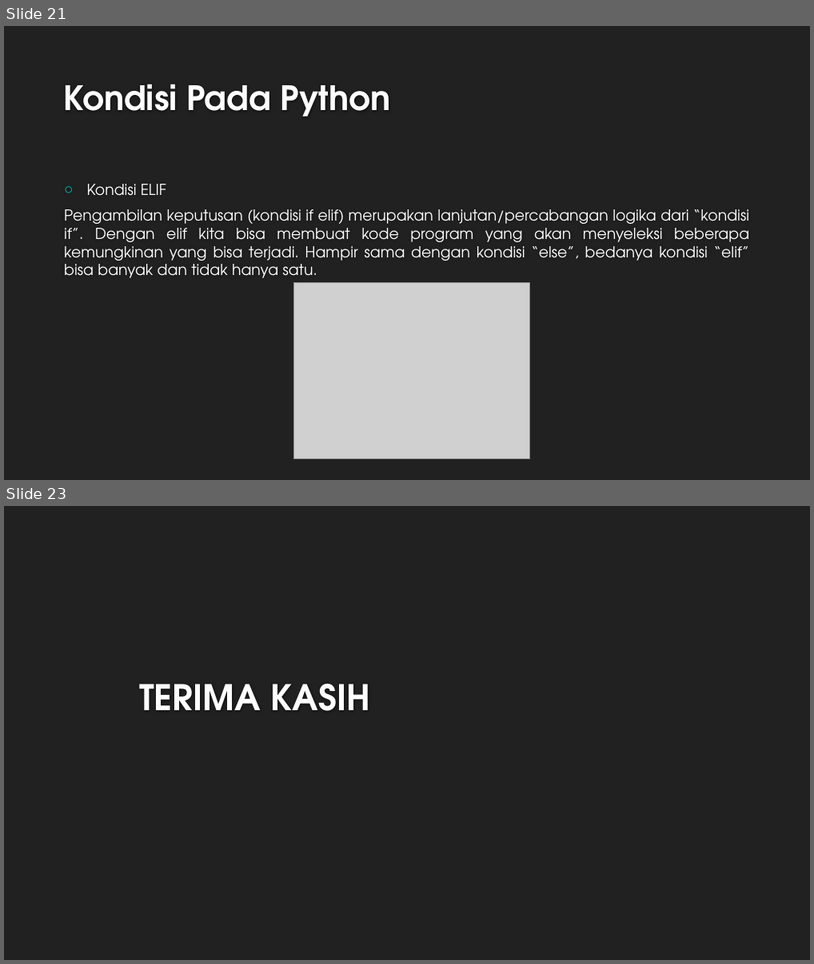
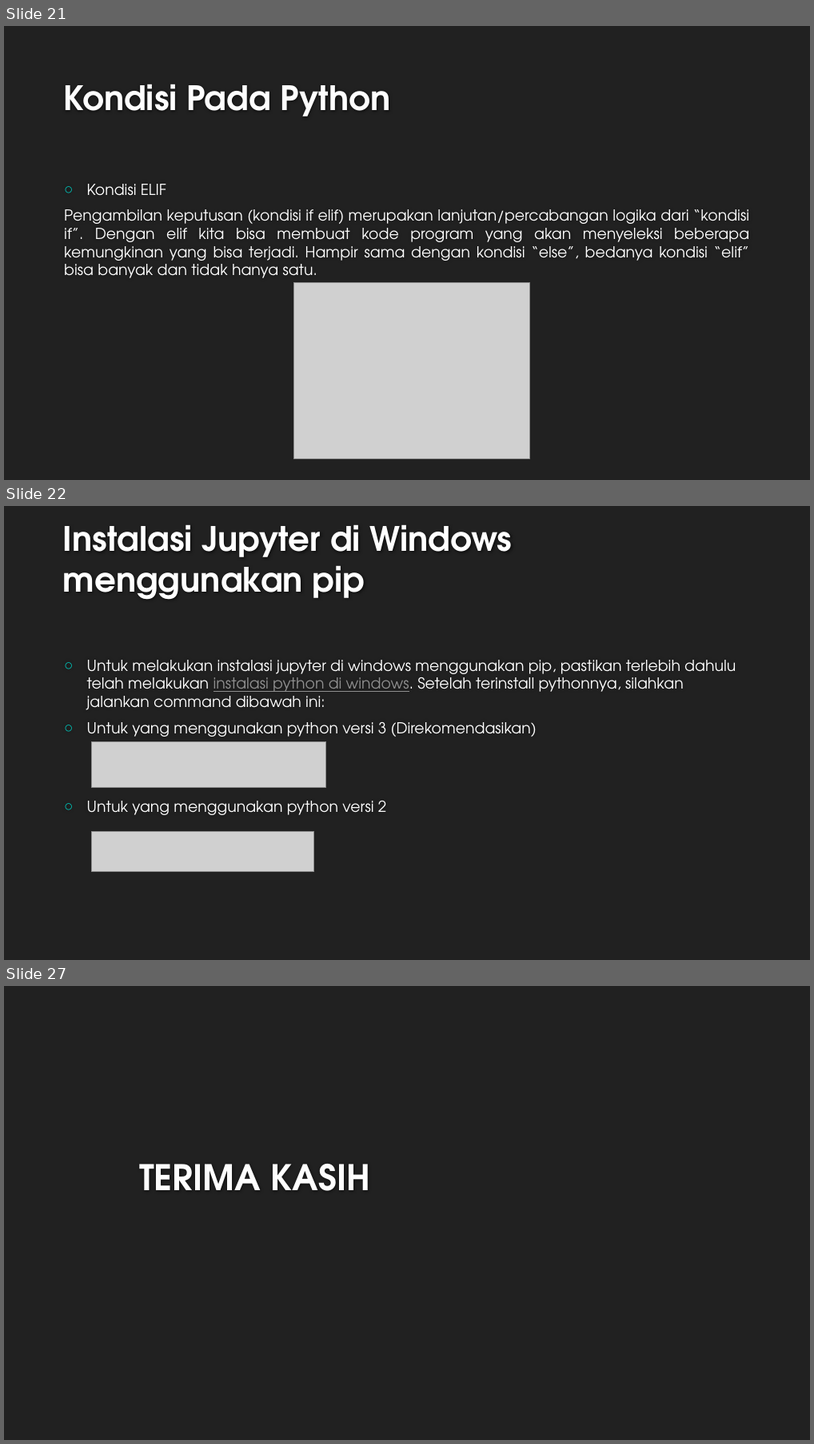
Before and after one commit to dhimasrds/Pengantar-Deep-Learning, a slide deck: Tugas 1/Tugas 1.pptx. Shown one above the other, each under a label of ours: slides 21 and 23 before the commit, slides 21, 22 and 27 after it; the slides between them are not shown. The pictures are 814x964 and 814x1444 pixels, drawn with LibreOffice and Linux fonts; fonts in the diff are those of the drawing; grey boxes stand for pictures; background and template pictures are left out. Boxes give left, top, right and bottom in pixels: in the first picture for what was removed or moved away, otherwise in the second. Text is boxed around its words. In the diff, an @@ line names an element or a change of style, - is before the commit and + after.

Commit message:
jupyter dan seaborn

```diff
--- a/Tugas 1/Tugas 1.pptx
+++ b/Tugas 1/Tugas 1.pptx
@@ slide 22 added at (x1=4, y1=506, x2=810, y2=960), background #212121 @@
@@ title added at (x1=63, y1=524, x2=513, y2=600), 40 pt, text #FFFFFF, bold @@
+Instalasi Jupyter di Windows
+menggunakan pip
@@ text added at (x1=87, y1=660, x2=736, y2=815), 18 pt, text #FFFFFF @@
+○ Untuk melakukan instalasi jupyter di windows menggunakan pip, pastikan terlebih dahulu telah melakukan instalasi python di windows. Setelah terinstall pythonnya, silahkan jalankan command dibawah ini:
+○ Untuk yang menggunakan python versi 3 (Direkomendasikan)
+○ Untuk yang menggunakan python versi 2
@@ picture added at (x1=92, y1=741, x2=326, y2=788) @@
@@ picture added at (x1=92, y1=832, x2=314, y2=872) @@
@@ what was slide 23 is now slide 27 @@
```
Also in this commit, not shown: 1 slide changed, 3 other slides added.
